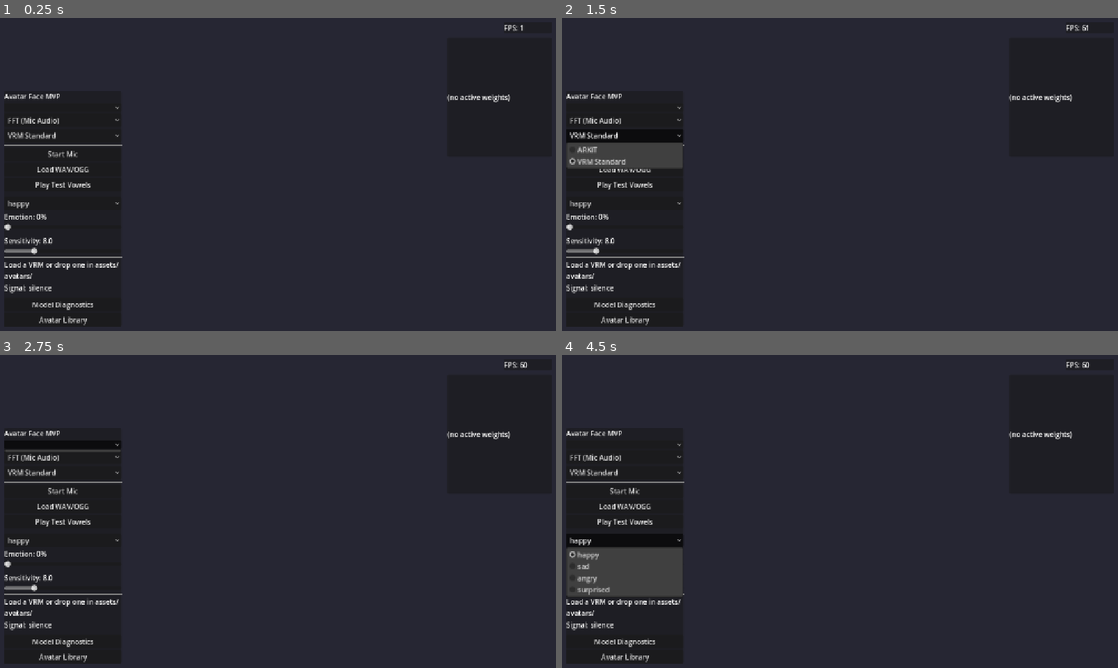
Above: before the commit, frames 1-4 (two rows, left to right).
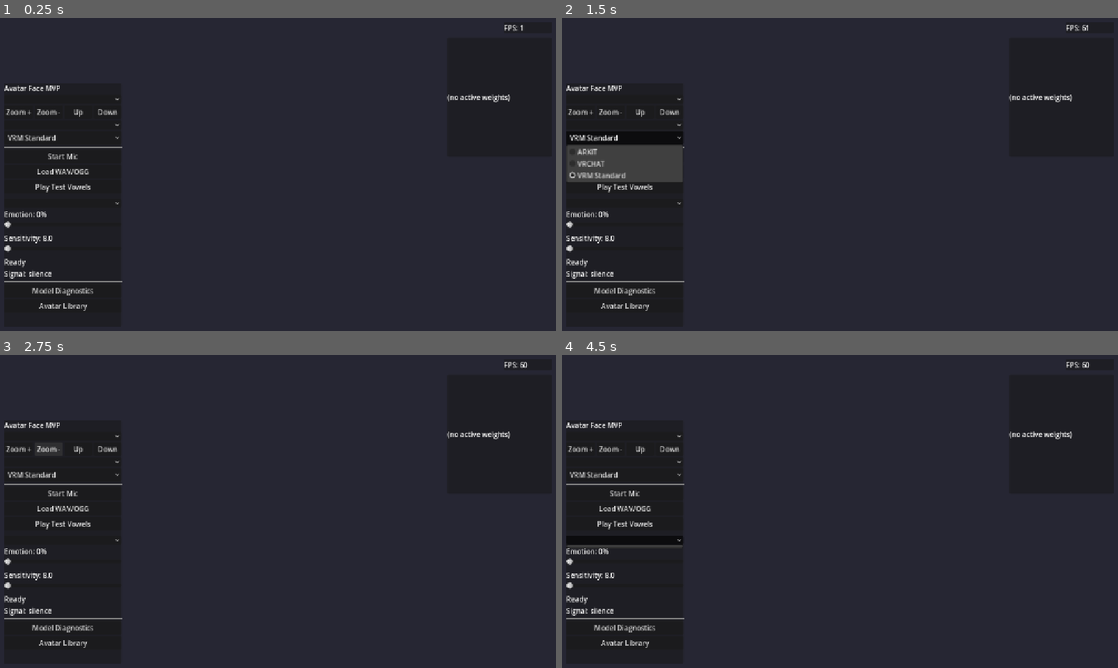
Above: after the commit, the same moments.

Repository: mcp-tool-shop-org/avatar-face-mvp
Game: Godot game, scene res://scenes/main.tscn
Two runs of this game, one before a commit and one after it. Both use one fixed random seed, a clock stepped at 60 frames per second and the inputs below.
Inputs (mouse positions are in pixels of both pictures, inside the frame that each line leads up to):
- Up to frame 1 (0.25 s): no input
- Up to frame 2 (1.5 s): click (578, 111) at 0.5 s, where only the run after the commit has a clickable "Zoom +"; click "VRM Standard" at 1.25 s
- Up to frame 3 (2.75 s): click (50, 448) at 2 s, where only the run after the commit has a clickable "Zoom -"
- Up to frame 4 (4.5 s): click (639, 448) at 2.75 s, where only the run after the commit has a clickable "Up"; click (667, 448) at 3.5 s, where only the run after the commit has a clickable "Down"; click (623, 539) at 4.25 s

The runs differ from the first frame. In frame 1, 2.8% of the frame differs, in the area x 0-22%, y 21-99%; in frame 2, 3.5%; in frame 3, 2.9%; in frame 4, 5.4%.

Commit message:
Fix download-then-load crash, add camera zoom, add VRChat mapping profile
Crash fix:
- Use immediate free() instead of queue_free() when clearing old avatar
- Defer runtime VRM load to next frame via call_deferred() so scene tree
  is clean before GLTFDocument processes the new file

Camera controls:
- Zoom +/- buttons + mouse scroll wheel (0.10 to 2.0 range)
- Camera Up/Down buttons for adjusting height (different avatar sizes)
- Each avatar load resets camera to default framing
- zoom_camera() and adjust_camera_height() public API on main.gd

VRChat mapping profile:
- mapping_vrchat.json for VRC-style names (vrc_v_aa, vrc_blink, etc.)
- Auto-detection for VRChat-style blend shapes in diagnostics
- Profile suggestion: "TRY SWITCHING TO: VRCHAT" when detected
- Skull avatar (100Avatars) uses these names successfully

Co-Authored-By: Claude Opus 4.6 <noreply@anthropic.com>

Diff:
--- /dev/null
+++ b/config/mapping_vrchat.json
@@ -0,0 +1,18 @@
+{
+  "visemes": {
+    "aa": "blendShape1.vrc_v_aa",
+    "ih": "blendShape1.vrc_v_ih",
+    "ou": "blendShape1.vrc_v_ou",
+    "ee": "blendShape1.vrc_v_ee",
+    "oh": "blendShape1.vrc_v_oh"
+  },
+  "expressions": {
+    "blink_left": "blendShape1.vrc_blink",
+    "blink_right": "blendShape1.vrc_blink",
+    "happy": "blendShape1.vrc_v_aa",
+    "sad": "blendShape1.vrc_v_dd",
+    "angry": "blendShape1.vrc_v_ff",
+    "surprised": "blendShape1.vrc_v_oh",
+    "neutral": "blendShape1.vrc_v_sil"
+  }
+}
--- a/scenes/main.tscn
+++ b/scenes/main.tscn
@@ -50,7 +50,7 @@
 anchor_top = 1.0
 anchor_bottom = 1.0
 offset_left = 10.0
-offset_top = -540.0
+offset_top = -570.0
 offset_right = 280.0
 offset_bottom = -10.0
 
@@ -64,6 +64,33 @@
 [node name="AvatarOption" type="OptionButton" parent="DemoUI/Panel/VBox"]
 unique_name_in_owner = true
 layout_mode = 2
+
+[node name="CamControls" type="HBoxContainer" parent="DemoUI/Panel/VBox"]
+layout_mode = 2
+
+[node name="ZoomInBtn" type="Button" parent="DemoUI/Panel/VBox/CamControls"]
+unique_name_in_owner = true
+layout_mode = 2
+size_flags_horizontal = 3
+text = "Zoom +"
+
+[node name="ZoomOutBtn" type="Button" parent="DemoUI/Panel/VBox/CamControls"]
+unique_name_in_owner = true
+layout_mode = 2
+size_flags_horizontal = 3
+text = "Zoom -"
+
+[node name="CamUpBtn" type="Button" parent="DemoUI/Panel/VBox/CamControls"]
+unique_name_in_owner = true
+layout_mode = 2
+size_flags_horizontal = 3
+text = "Up"
+
+[node name="CamDownBtn" type="Button" parent="DemoUI/Panel/VBox/CamControls"]
+unique_name_in_owner = true
+layout_mode = 2
+size_flags_horizontal = 3
+text = "Down"
 
 [node name="DriverOption" type="OptionButton" parent="DemoUI/Panel/VBox"]
 unique_name_in_owner = true
--- a/scripts/avatar_controller.gd
+++ b/scripts/avatar_controller.gd
@@ -214,6 +214,9 @@
 const ARKIT_MARKERS := ["jawOpen", "mouthFunnel", "mouthPucker", "eyeBlink_L", "eyeBlink_R",
 	"mouthSmile_L", "mouthSmile_R", "mouthFrown_L", "browDown_L", "eyeWide_L"]
 
+## VRChat-style blend shape names for auto-detection
+const VRCHAT_MARKERS := ["vrc_v_aa", "vrc_v_ih", "vrc_v_ou", "vrc_v_ee", "vrc_v_oh", "vrc_blink"]
+
 
 ## Run diagnostics on current avatar's blend shapes against mapping.json.
 ## Returns a Dictionary with keys: visemes, expressions, unmapped, status,
@@ -236,12 +239,20 @@
 	# Auto-detect model style
 	var arkit_count := 0
 	var vrm_count := 0
+	var vrchat_count := 0
 	for bs_name in _blend_shape_names:
 		if bs_name in ARKIT_MARKERS:
 			arkit_count += 1
 		if bs_name.begins_with("lip_") or bs_name.begins_with("blink_") or bs_name.begins_with("face_"):
 			vrm_count += 1
-	if arkit_count >= 3:
+		# VRChat names often have a prefix like "blendShape1."
+		for marker in VRCHAT_MARKERS:
+			if marker in bs_name:
+				vrchat_count += 1
+				break
+	if vrchat_count >= 3:
+		result["detected_style"] = "vrchat"
+	elif arkit_count >= 3:
 		result["detected_style"] = "arkit"
 	elif vrm_count >= 3:
 		result["detected_style"] = "vrm"
@@ -285,8 +296,10 @@
 
 	# Suggest profile switch if style doesn't match active profile
 	var detected: String = result["detected_style"]
-	if detected == "arkit" and _config.active_profile == "VRM Standard":
+	if detected == "arkit" and _config.active_profile != "ARKIT":
 		result["suggested_profile"] = "ARKIT"
+	elif detected == "vrchat" and _config.active_profile != "VRCHAT":
+		result["suggested_profile"] = "VRCHAT"
 	elif detected == "vrm" and _config.active_profile != "VRM Standard":
 		result["suggested_profile"] = "VRM Standard"
 
--- a/scripts/demo_ui.gd
+++ b/scripts/demo_ui.gd
@@ -37,6 +37,10 @@
 @onready var profile_option: OptionButton = %ProfileOption
 @onready var library_button: Button = %LibraryButton
 @onready var library_panel: PanelContainer = %LibraryPanel
+@onready var zoom_in_btn: Button = %ZoomInBtn
+@onready var zoom_out_btn: Button = %ZoomOutBtn
+@onready var cam_up_btn: Button = %CamUpBtn
+@onready var cam_down_btn: Button = %CamDownBtn
 
 
 func _ready():
@@ -56,6 +60,14 @@
 	_populate_profiles()
 	library_button.pressed.connect(_on_library_toggle)
 	library_panel.visible = false
+	zoom_in_btn.pressed.connect(func(): _get_main().zoom_camera(-0.05))
+	zoom_out_btn.pressed.connect(func(): _get_main().zoom_camera(0.05))
+	cam_up_btn.pressed.connect(func(): _get_main().adjust_camera_height(0.05))
+	cam_down_btn.pressed.connect(func(): _get_main().adjust_camera_height(-0.05))
+
+
+func _get_main() -> Node3D:
+	return get_parent() as Node3D
 
 	# Populate emotion dropdown
 	var emotions := ["happy", "sad", "angry", "surprised"]
--- a/scripts/main.gd
+++ b/scripts/main.gd
@@ -15,6 +15,14 @@
 ## Parallel lists: display names + full paths
 var _avatar_names: PackedStringArray = []
 var _avatar_paths: PackedStringArray = []
+
+## Camera zoom state
+var _cam_distance := 0.32
+var _cam_height := 1.42
+var _cam_look_y := 1.38
+const CAM_ZOOM_STEP := 0.05
+const CAM_MIN_DIST := 0.10
+const CAM_MAX_DIST := 2.0
 
 
 func _ready():
@@ -71,16 +79,32 @@
 	_load_vrm(path)
 
 
+var _pending_load_path := ""
+
 func _load_vrm(path: String):
+	demo_ui.status_label.text = "Loading: " + path.get_file() + "..."
+
+	# Clear existing avatar immediately (not queue_free) to avoid stale references
+	for child in avatar_mount.get_children():
+		avatar_mount.remove_child(child)
+		child.free()
+
+	# Defer the actual load to next frame so the tree is clean
+	_pending_load_path = path
+	call_deferred("_do_load_vrm")
+
+
+func _do_load_vrm():
+	var path: String = _pending_load_path
+	_pending_load_path = ""
+	if path == "":
+		return
+
 	var instance: Node3D = _vrm_loader.load_vrm(path)
 	if instance == null:
 		push_warning("Failed to load VRM: " + path)
 		demo_ui.status_label.text = "Failed to load: " + path.get_file()
 		return
-
-	# Clear existing avatar
-	for child in avatar_mount.get_children():
-		child.queue_free()
 
 	avatar_mount.add_child(instance)
 	avatar_controller.setup_avatar(instance)
@@ -98,7 +122,39 @@
 	demo_ui.set_avatar_list(_avatar_names)
 
 
+func _unhandled_input(event: InputEvent):
+	if event is InputEventMouseButton:
+		var mb: InputEventMouseButton = event
+		if mb.pressed:
+			if mb.button_index == MOUSE_BUTTON_WHEEL_UP:
+				zoom_camera(-CAM_ZOOM_STEP)
+				get_viewport().set_input_as_handled()
+			elif mb.button_index == MOUSE_BUTTON_WHEEL_DOWN:
+				zoom_camera(CAM_ZOOM_STEP)
+				get_viewport().set_input_as_handled()
+
+
+## Zoom camera in (negative delta) or out (positive delta)
+func zoom_camera(delta: float):
+	_cam_distance = clampf(_cam_distance + delta, CAM_MIN_DIST, CAM_MAX_DIST)
+	_apply_camera()
+
+
+## Adjust camera height (for different avatar sizes)
+func adjust_camera_height(delta: float):
+	_cam_height += delta
+	_cam_look_y += delta
+	_apply_camera()
+
+
+func _apply_camera():
+	camera.position = Vector3(0, _cam_height, _cam_distance)
+	camera.look_at(Vector3(0, _cam_look_y, 0))
+
+
 func _frame_avatar(avatar: Node3D):
-	# Tight close-up on face for lipsync demo
-	camera.position = Vector3(0, 1.42, 0.32)
-	camera.look_at(Vector3(0, 1.38, 0))
+	# Reset to default close-up framing
+	_cam_distance = 0.32
+	_cam_height = 1.42
+	_cam_look_y = 1.38
+	_apply_camera()
